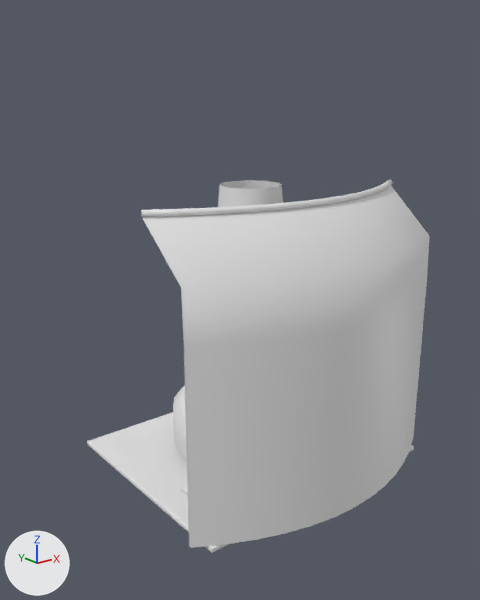
The glTF model assets/props/models/footlight.glb: old version first, new version second.
Rendered twice from a camera (50 mm lens) standing at (-0.303, -0.366, 0.273) and looking at (-0.014, -0.005, 0.128). Lighting does not change. The marker at lower left points along +X, +Y and +Z. The picture after the commit comes second. Vertices at exactly the same position are counted once.

Objects in the first picture: 'Chimney', 'Font', 'Hood', 'Plate'.
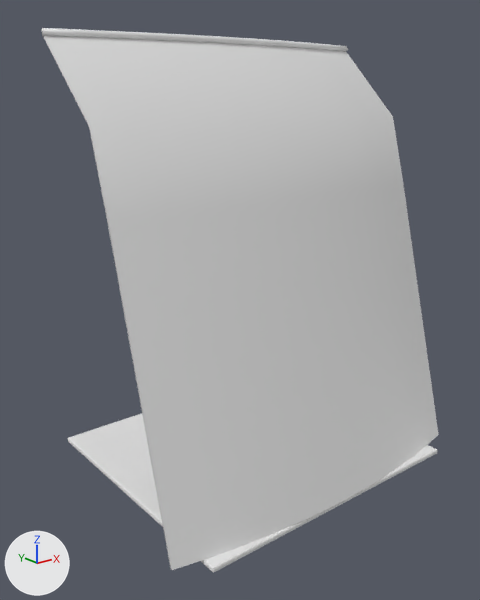
Changed parts and their boxes (x1, y1, x2, y2) in the pictures (480 x 600 px; the box of a moved part takes in the faces that stretch with it):
'Hood', reshaped (37% wider, 47% taller)
    before: (141, 180, 430, 548)
    after: (42, 28, 439, 570)
'Plate', rescaled (13% wider, 13% taller)
    before: (87, 412, 414, 553)
    after: (68, 413, 437, 573)
part 2 of me_hood, moved or reshaped (not visible afterwards)
    before: (180, 483, 188, 495)
part 3 of me_hood, moved or reshaped
    before: (141, 180, 430, 548)
    after: (42, 28, 439, 570)
'Chimney', unchanged, covered by the edit
    before: (218, 180, 283, 207)

What the commit changed:
me_plate is used by ob_plate; location (0.0, 0.0, 0.0).
me_plate had 56 vertices, 108 faces and spanned x -0.1..0.1, y -0.085..0.085, z 0.0..0.004.
me_plate now has 56 vertices, 108 faces and spans x -0.11..0.11, y -0.1..0.1, z 0.0..0.004.
me_plate part 1: the whole mesh is scaled about its middle by (1.1, 1.18, 1).
me_hood is used by ob_hood; location (0.0, 0.0, 0.0).
me_hood had 361 vertices, 634 faces and spanned x -0.111..0.111, y -0.111..-0.02, z 0.004..0.208.
me_hood now has 361 vertices, 634 faces and spans x -0.131..0.131, y -0.101..0.038, z 0.004..0.308.
me_hood part 2: the loose piece of 56 vertices spanning x -0.08..-0.074, y -0.075..-0.02, z 0.004..0.008 is scaled about its middle by (1, 1.19, 1), then moved by (-0.014, -0.005, 0.0).
me_hood part 3: 249 of 361 vertices moved; they spanned x -0.111..0.111, y -0.111..-0.033, z 0.004..0.208 and now span x -0.131..0.131, y -0.101..0.038, z 0.004..0.308; mean shift (0.0, 0.054, 0.063); largest move (0.0, -0.071, 0.208) -> (0.0, 0.02, 0.308).
Other edits to the shape of me_hood do not show in these pictures.
